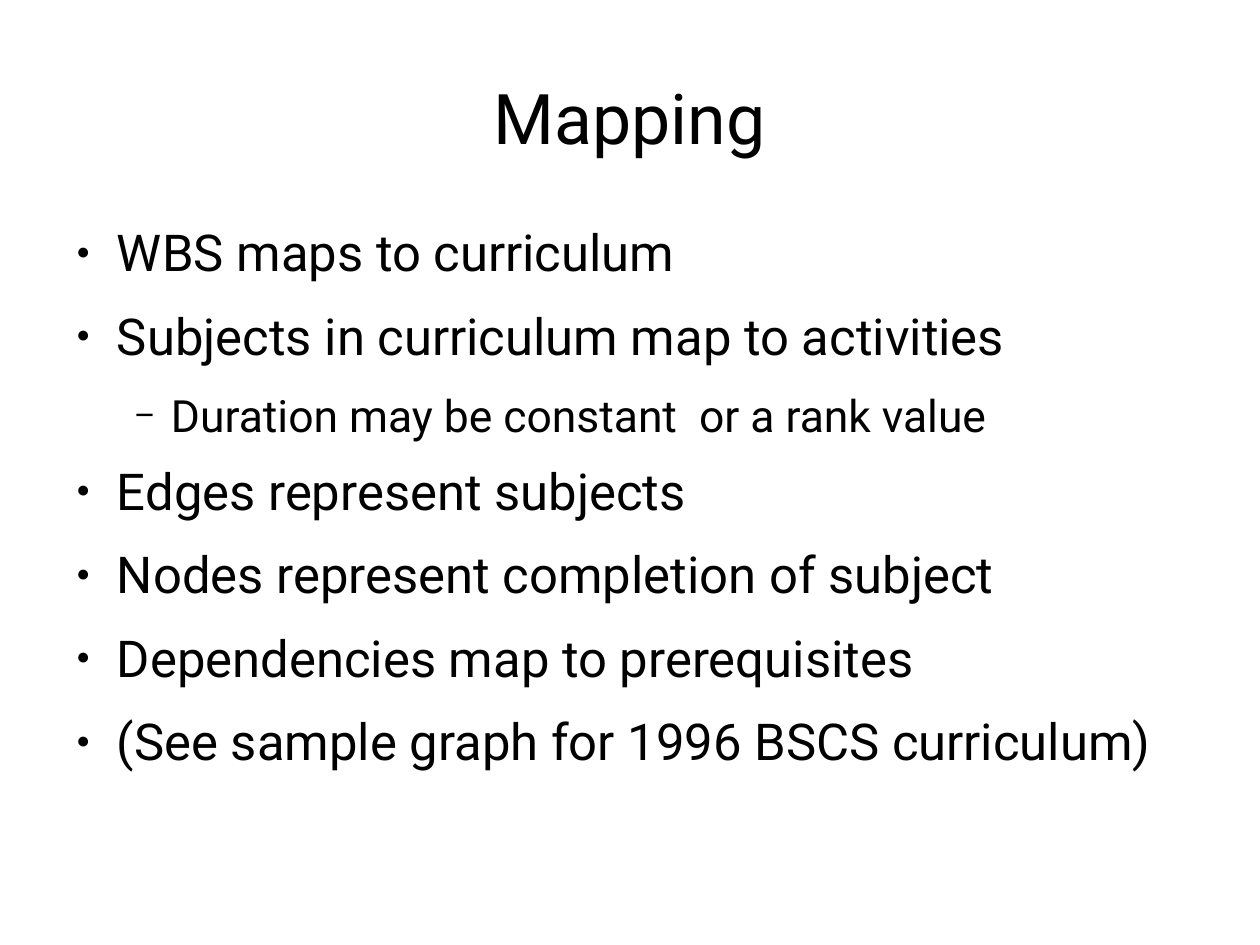
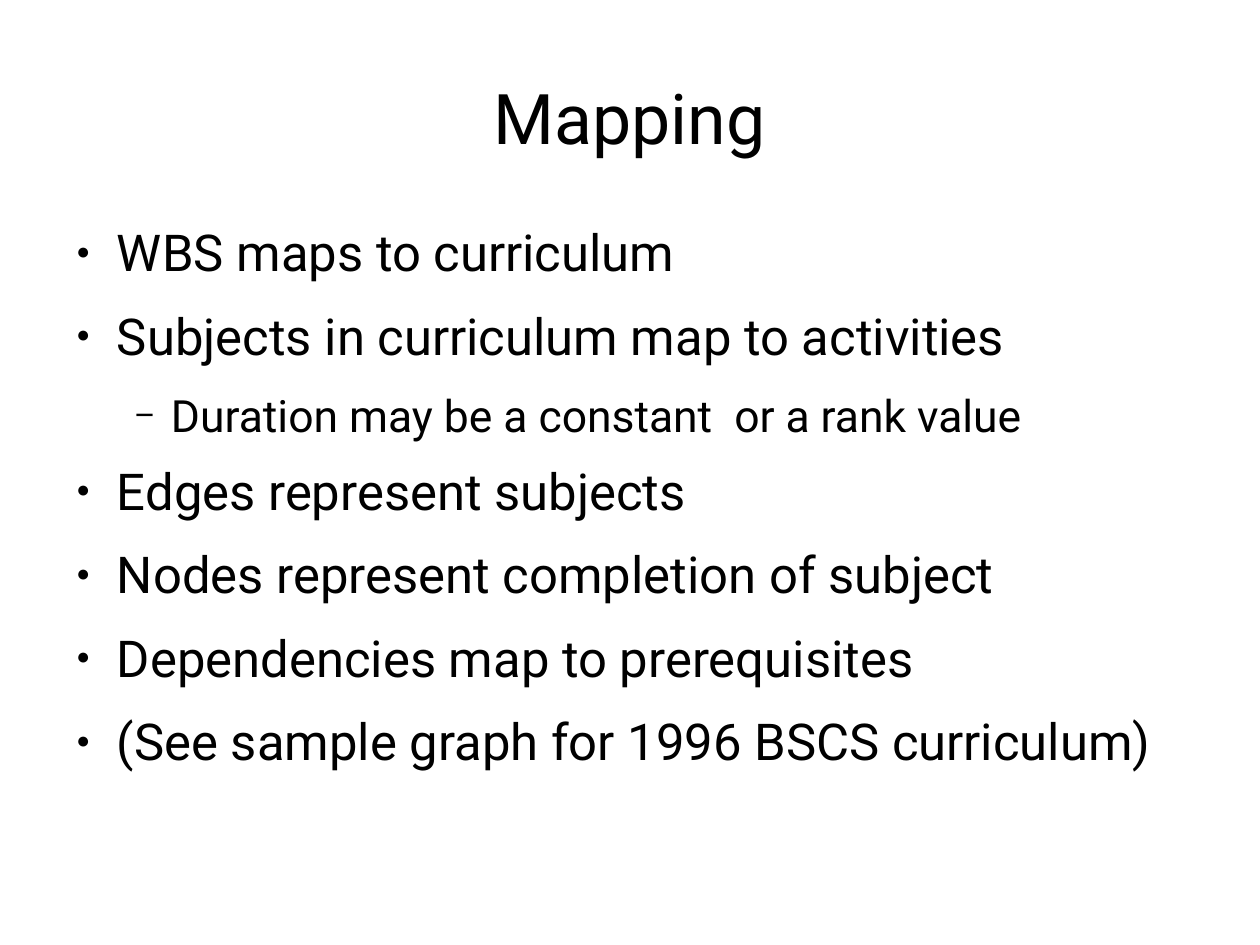
Before and after one commit to jachermocilla/jach-homepage, a slide deck: slide 13 of seminar-2008.odp. Drawn at 1260x945 pixels with LibreOffice and Linux fonts; fonts in the diff are those of the drawing. Boxes give left, top, right and bottom in pixels: in the first picture for what was removed or moved away, otherwise in the second. Text is boxed around its words. In the diff, an @@ line names an element or a change of style, - is before the commit and + after.

```diff
--- a/seminar-2008.odp
+++ b/seminar-2008.odp
@@ text at (171,398,1021,442): text changed @@
-  − Duration may be constant or a rank value
+  − Duration may be a constant or a rank value
```
Also in this commit, not shown: 7 other slides changed, 1 slide added.
